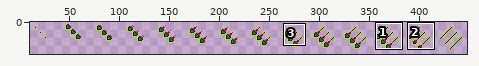
One commit to this sprite sheet: MonsterMash/Assets/Sprites/Attacks/TripleScratch.png. The first picture is a wide view before the edit; the outline marks the close-up.
Close-up. First the earlier version:
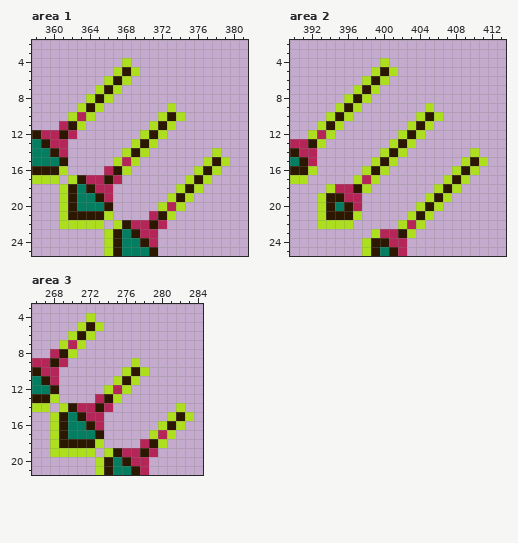
The file is 448x32 pixels. Shown: area 1: x 358..381, y 2..25; area 2: x 390..413, y 2..25; area 3: x 266..284, y 3..21. The wide view leaves out empty margins. The commit also changed other parts of the picture, which this record leaves out.
Now the later version:
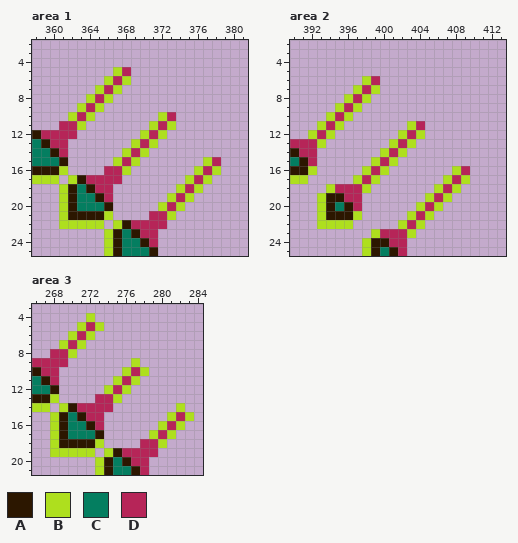
Palette (. is transparent): A #2c1700  B #aedf1e  C #047e60  D #b62558
Diff:
Area 1:
y 4: x 368 B -> .
y 5: x 368..369 AB -> D.
y 6: x 367 A -> D
y 7: x 366 A -> D
y 8: x 365 A -> D
y 9: x 364 A -> D; x 373 B -> .
y 10: x 373..374 AB -> D.
y 11: x 362 A -> D; x 372 A -> D
y 12: x 361 A -> D; x 371 A -> D
y 13: x 370 A -> D
y 14: x 369 A -> D; x 378 B -> .
y 15: x 378..379 AB -> D.
y 16: x 367 A -> D; x 377 A -> D
y 17: x 366 A -> D; x 376 A -> D
y 18: x 375 A -> D
y 19: x 374 A -> D
y 21: x 372 A -> D
y 22: x 371 A -> D
Area 2:
y 4: x 400 B -> .
y 5: x 399..401 BAB -> ...
y 6: x 399..400 AB -> D.
y 7: x 398 A -> D
y 8: x 397 A -> D
y 9: x 396 A -> D; x 405 B -> .
y 10: x 395 A -> D; x 404..406 BAB -> ...
y 11: x 394 A -> D; x 404..405 AB -> D.
y 12: x 403 A -> D
y 13: x 392 A -> D; x 402 A -> D
y 14: x 401 A -> D; x 410 B -> .
y 15: x 400 A -> D; x 409..411 BAB -> ...
y 16: x 399 A -> D; x 409..410 AB -> D.
y 17: x 408 A -> D
y 18: x 397 A -> D; x 407 A -> D
y 19: x 406 A -> D
y 20: x 405 A -> D
y 21: x 404 A -> D
y 23: x 402 A -> D
Area 3:
y 5: x 272 A -> D
y 6: x 271 A -> D
y 8: x 269 A -> D
y 9: x 268 A -> D
y 10: x 277 A -> D
y 11: x 276 A -> D
y 13: x 274 A -> D
y 14: x 273 A -> D
y 15: x 282 A -> D
y 16: x 281 A -> D
y 18: x 279 A -> D
y 19: x 278 A -> D
Where, in picture pixels (left, top, right, bottom), the same in both close-ups:
changed: (59, 58, 230, 229)
changed: (308, 58, 488, 238)
changed: (50, 322, 95, 367)
changed: (95, 367, 140, 412)
changed: (140, 412, 185, 457)
